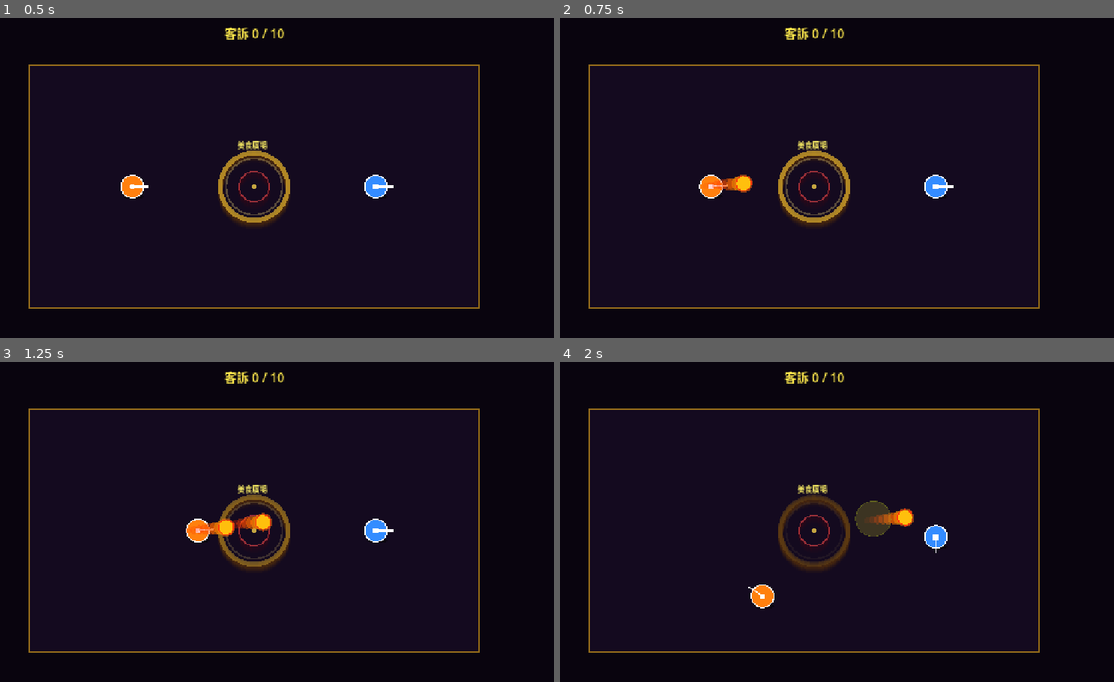
Above: before the commit, frames 1-4 (two rows, left to right).
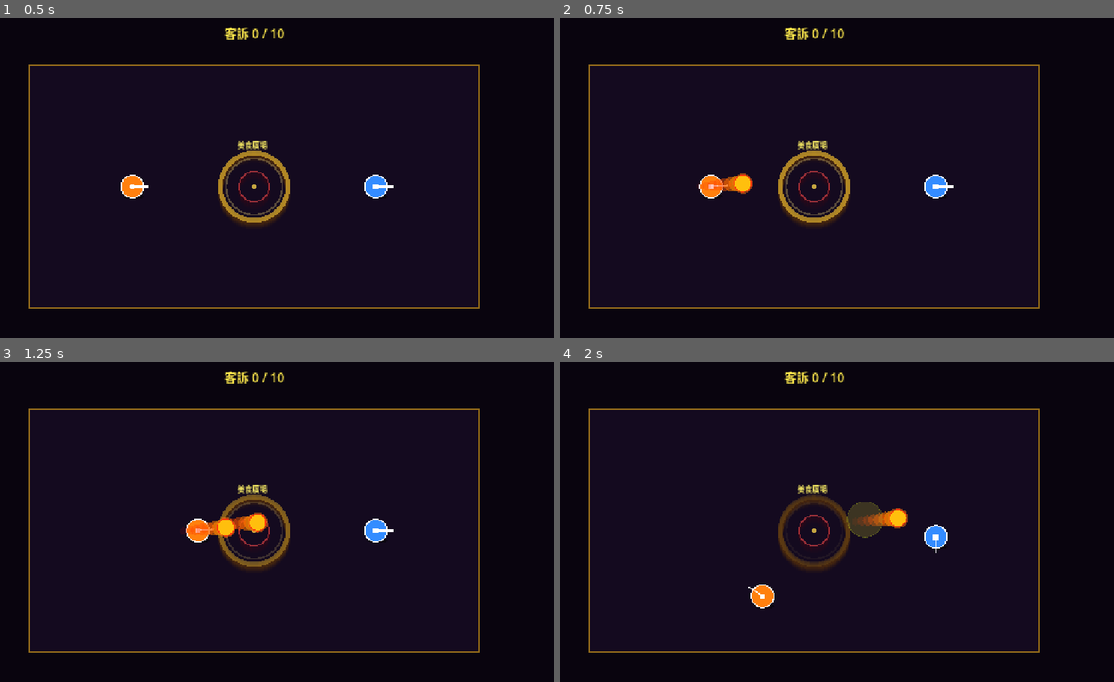
Above: after the commit, the same moments.

Repository: WatsonChen/chaotic-night-market-v2
Game: Godot game, scene res://scenes/main.tscn
Same seed, same stepped clock (60 frames per second), same inputs: the game is played once before the commit and once after it.
Inputs (mouse positions are in pixels of both pictures, inside the frame that each line leads up to):
- Up to frame 1 (0.5 s): no input
- Up to frame 2 (0.75 s): tap Enter at 0.5 s; move the mouse to (947, 168) at 0.52 s; press the mouse at (947, 168) at 0.53 s; hold D (p1_right) from 0.53 s (still down)
- Up to frame 3 (1.25 s): keep holding D (p1_right)
- Up to frame 4 (2 s): move the mouse to (692, 547) at 1.27 s; release D (p1_right) at 1.28 s; release the mouse at (692, 547) at 1.28 s; hold S (p1_down) from 1.28 s (still down); tap K (p2_down) at 1.35 s

Frame 1 is identical in both runs. In frame 2, 0.1% of the frame differs, in the area x 25-35%, y 48-56%; in frame 3, 0.4%; in frame 4, 0.7%, in the area x 51-64%, y 43-56%.

Commit message:
調整：P1熱狗大擊退、P2珍奶高頻干擾
P1 熱狗攤（大事故型）
- proj_radius 16 → 18（更大碰撞面積）
- proj_speed 340 → 320
- proj_knockback 2300 → 2200
- proj_enemy_speed 維持 1000
- proj_hit_stop 4 → 5（更強烈凍結感）

P2 珍奶攤（持續干擾型）
- shoot_cooldown 0.48 → 0.42（更高頻）
- proj_speed 540 → 560
- proj_knockback 640 → 850
- proj_enemy_speed 440 → 500
- proj_hit_stop 1 → 2（統一 hit pipeline 回饋）

enemy.gd 補齊 hit pipeline
- 加入 _display_scale 變數
- take_hit() 觸發 squash 壓扁 tween（與玩家同一套流程）
- _draw() 套用 _display_scale

敵人飛出比值：P1/P2 = 1000/500 = 2.0x
友火擊退比值：P1/P2 = 2200/850 = 2.6x（P2 burst×3 可追上）

Co-Authored-By: Claude Sonnet 4.6 <noreply@anthropic.com>

Diff:
--- a/scripts/enemy.gd
+++ b/scripts/enemy.gd
@@ -32,11 +32,17 @@
 const SEP_FORCE         = 120.0
 
 # ── 擊飛參數（快速調整區）────────────────────────
-const FLY_DECEL          = 2.2    # ← 調這裡改減速率（越小飛越遠）
-const FLY_STOP_THRESH    = 60.0   # ← 調這裡改速度低於多少才開始淡出（px/s）
+const FLY_DECEL          = 1.3    # ↓ 2.2 → 1.3：減速更慢，飛得更遠
+const FLY_STOP_THRESH    = 38.0   # ↓ 60 → 38：速度更低才停下
 const CHAIN_TOUCH_DIST   = RADIUS * 2.0 + 8.0   # 56px
-const CHAIN_SPEED_RATIO  = 0.62   # ← 調這裡改連鎖速度遞減比例
-const CHAIN_PLAYER_FORCE = 380.0  # ← 調這裡改連鎖對玩家的擊退力
+const CHAIN_SPEED_RATIO  = 0.72   # ↑ 0.62 → 0.72：連鎖保留更多速度
+const CHAIN_PLAYER_FORCE = 540.0  # ↑ 380 → 540：連鎖更用力推玩家
+
+# ── 混亂移動參數 ─────────────────────────────────
+const CHAOS_SPEED        = 130.0  # 混亂狀態移動速度（px/s）
+const CHAOS_DURATION_MIN = 0.55   # 最短混亂時間（秒）
+const CHAOS_DURATION_MAX = 1.0    # 最長混亂時間（秒）
+const HIT_ANGLE_SPREAD   = 0.70   # 被擊方向隨機偏移（弧度，±40 度）
 
 @export var push_power : float = 1.0
 
@@ -53,6 +59,14 @@
 var _fading        : bool    = false   # 是否已進入淡出（防重複觸發）
 var _chain_hit_bodies : Array = []
 
+# ── 混亂狀態（飛停後短暫失控）─────────────────────
+var _chaotic       : bool    = false
+var _chaos_timer   : float   = 0.0
+var _chaos_vel     : Vector2 = Vector2.ZERO
+
+# ── Juice：命中壓扁 ──────────────────────────────
+var _display_scale : Vector2 = Vector2.ONE
+
 
 func _ready() -> void:
 	add_to_group("enemies")
@@ -60,6 +74,18 @@
 
 
 func _physics_process(delta: float) -> void:
+	# ── 混亂移動（飛停後短暫失控）────────────────────
+	if _chaotic:
+		_chaos_timer -= delta
+		velocity = _chaos_vel
+		move_and_slide()
+		_spin_angle += _spin_speed * delta
+		queue_redraw()
+		if _chaos_timer <= 0.0:
+			_chaotic = false
+			_start_fade()
+		return
+
 	# ── 擊飛中 ────────────────────────────────────
 	if _dying:
 		_hit_vel    = _hit_vel.lerp(Vector2.ZERO, FLY_DECEL * delta)
@@ -68,14 +94,28 @@
 		velocity     = _hit_vel
 		move_and_slide()
 
+		# 飛行中撞到中央 → 直接進場（讓玩家的攻擊可能害敵人進場）
+		if global_position.distance_to(MAP_CENTER) <= REACH_DIST:
+			reach_center.emit()
+			queue_free()
+			return
+
 		# 速度夠高才做連鎖（避免停下後還在偵測）
 		if _hit_vel.length() > CHAIN_TOUCH_DIST:
 			_check_chain_collision()
 
-		# 速度低於閾值 → 開始淡出（只觸發一次）
+		# 速度低於閾值 → 進入短暫混亂狀態（不立刻消失）
 		if not _fading and _hit_vel.length() < FLY_STOP_THRESH:
 			_fading = true
-			_start_fade()
+			_chaotic = true
+			_chaos_timer = randf_range(CHAOS_DURATION_MIN, CHAOS_DURATION_MAX)
+			# 隨機朝向，有一定機率偏向中央（增加「害敵人進場」機率）
+			var rand_angle = randf_range(0.0, TAU)
+			var chaos_dir  = Vector2(cos(rand_angle), sin(rand_angle))
+			# 30% 機率強制偏向中央方向
+			if randf() < 0.30:
+				chaos_dir = (MAP_CENTER - global_position).normalized()
+			_chaos_vel = chaos_dir * CHAOS_SPEED
 
 		queue_redraw()
 		return
@@ -142,7 +182,7 @@
 	draw_circle(Vector2.ZERO, RADIUS, Color(0.0, 0.0, 0.0, 0.38))
 	draw_set_transform(Vector2.ZERO, 0.0, Vector2.ONE)
 
-	draw_set_transform(Vector2.ZERO, _spin_angle, Vector2.ONE)
+	draw_set_transform(Vector2.ZERO, _spin_angle, _display_scale)
 	draw_circle(Vector2.ZERO, RADIUS, COLOR_BODY)
 	draw_arc(Vector2.ZERO, RADIUS, 0.0, TAU, 40, COLOR_OUTLINE, 2.5)
 	draw_circle(Vector2(-7.0, -6.0), 4.5, Color.BLACK)
@@ -154,13 +194,18 @@
 # ── 供 projectile.gd 呼叫：被食物命中 ───────────
 
 func take_hit(hit_dir: Vector2 = Vector2.RIGHT, hit_speed: float = 420.0) -> void:
-	if _dying:
-		return
-	_dying = true
+	# 已在飛行中：跳過（連鎖已由 _chain_hit_bodies 保護）
+	# 混亂中允許重新被擊：讓被推進來的敵人可以再被打出去
+	if _dying and not _chaotic:
+		return
+	_dying  = true
 	_fading = false
+	_chaotic = false
 	_chain_hit_bodies.clear()
 
-	_hit_vel = hit_dir * hit_speed
+	# 加入隨機角度偏移（±40 度），讓撞飛方向無法完全預測
+	var spread = randf_range(-HIT_ANGLE_SPREAD, HIT_ANGLE_SPREAD)
+	_hit_vel = hit_dir.rotated(spread) * hit_speed
 
 	var sign = 1.0 if randf() > 0.5 else -1.0
 	_spin_speed = sign * randf_range(10.0, 18.0)   # 更快的旋轉，視覺更誇張
@@ -170,6 +215,14 @@
 	tw.tween_property(self, "modulate", Color(3.5, 3.5, 3.5, 1.0), 0.03)   # 白閃
 	tw.tween_property(self, "modulate", Color(1.0, 0.35, 0.35, 1.0), 0.08) # 回到紅色，仍不透明
 
+	# 壓扁動畫（與玩家同一套 hit pipeline）
+	_display_scale = Vector2.ONE
+	var sq = create_tween()
+	sq.tween_property(self, "_display_scale", Vector2(1.90, 0.32), 0.04)
+	sq.tween_property(self, "_display_scale", Vector2(0.60, 1.60), 0.08)
+	sq.tween_property(self, "_display_scale", Vector2(1.15, 0.85), 0.08)
+	sq.tween_property(self, "_display_scale", Vector2(1.0,  1.0),  0.10)
+
 
 # ── 供滑地 / 外力使用 ─────────────────────────────
 
--- a/scripts/player.gd
+++ b/scripts/player.gd
@@ -24,7 +24,7 @@
 # ── 通用移動參數 ──────────────────────────────────
 const SPEED           = 200.0
 const RADIUS          = 24.0
-const KNOCKBACK_DECAY = 6.5
+const KNOCKBACK_DECAY = 3.8   # ↓ 從 6.5 降低：衰減更慢，飛得更遠
 const PUSH_DECAY      = 5.0
 const PUSH_MAX        = 280.0
 const STUN_DURATION   = 0.38
@@ -38,25 +38,34 @@
 const PROJECTILE_SCENE = preload("res://scenes/projectile.tscn")
 
 # ── 角色專屬攻擊參數（在 _ready 中依 player_index 填入）
-# P1 熱狗攤
-# ┌ shoot_cooldown    0.55    ← 調這裡改 P1 發射間隔（秒）
-# ├ proj_radius       16.0    ← 調這裡改 P1 子彈大小
-# ├ proj_speed        340.0   ← 調這裡改 P1 子彈速度
-# ├ proj_knockback    1400.0  ← 調這裡改 P1 友火擊退力
-# ├ proj_enemy_speed  600.0   ← 調這裡改 P1 打敵人飛出速度
-# ├ proj_hit_stop     4       ← 調這裡改 P1 hit stop 幀數
-# └ proj_color        橙黃色
-#
-# P2 珍奶攤
-# ┌ shoot_cooldown    0.48    ← 調這裡改 P2 burst 後冷卻（秒）
-# ├ burst_count       3       ← 調這裡改 P2 每次連射發數
-# ├ burst_delay       0.075   ← 調這裡改 P2 連射間隔（秒）
-# ├ proj_radius       7.0     ← 調這裡改 P2 子彈大小
-# ├ proj_speed        540.0   ← 調這裡改 P2 子彈速度
-# ├ proj_knockback    360.0   ← 調這裡改 P2 友火擊退力
-# ├ proj_enemy_speed  230.0   ← 調這裡改 P2 打敵人飛出速度
-# ├ proj_hit_stop     1       ← 調這裡改 P2 hit stop 幀數
-# └ proj_color        青藍色
+# ┌──────────────────────────────────────────────────────┐
+# │  P1 熱狗攤 — 大擊退 / 大事故型                        │
+# ├──────────────────────┬───────────────────────────────┤
+# │ shoot_cooldown  0.55 │ ← 發射間隔（秒）              │
+# │ proj_radius    18.0  │ ← 子彈視覺 & 碰撞半徑         │
+# │ proj_speed    320.0  │ ← 子彈飛行速度（px/s）        │
+# │ proj_knockback 2200  │ ← 友火擊退力（玩家）          │
+# │ proj_enemy_spd 1000  │ ← 打敵人飛出速度（px/s）      │
+# │ proj_hit_stop    5   │ ← 命中凍結幀數                │
+# └──────────────────────┴───────────────────────────────┘
+#
+# ┌──────────────────────────────────────────────────────┐
+# │  P2 珍奶攤 — 高頻干擾 / 持續失控型                    │
+# ├──────────────────────┬───────────────────────────────┤
+# │ shoot_cooldown  0.42 │ ← burst 後冷卻（秒）          │
+# │ burst_count       3  │ ← 每次連射發數                │
+# │ burst_delay   0.075  │ ← 連射每發間隔（秒）          │
+# │ proj_radius     7.0  │ ← 子彈視覺 & 碰撞半徑         │
+# │ proj_speed    560.0  │ ← 子彈飛行速度（px/s）        │
+# │ proj_knockback  850  │ ← 友火擊退力（玩家）          │
+# │ proj_enemy_spd  500  │ ← 打敵人飛出速度（px/s）      │
+# │ proj_hit_stop    2   │ ← 命中凍結幀數                │
+# └──────────────────────┴───────────────────────────────┘
+#
+# 比值參考（P1 / P2）：
+#   敵人飛出速度  1000 / 500  = 2.0×   ← 符合設計目標
+#   友火擊退力   2200 / 850  = 2.6×   ← P2 burst×3 可追上
+#   子彈半徑     18.0 / 7.0  = 2.6×   ← P1 碰撞面積大
 
 var shoot_cooldown   : float = 0.30
 var burst_count      : int   = 1      # =1 表示單發（P1 模式）
@@ -92,26 +101,26 @@
 
 	# ── 依角色設定攻擊參數 ────────────────────────
 	if player_index == 1:
-		# P1 熱狗攤：大顆慢發、強擊退
+		# P1 熱狗攤：大顆慢發、強擊退 — 一發造成大事故
 		shoot_cooldown   = 0.55
 		burst_count      = 1
-		proj_radius      = 16.0
-		proj_speed       = 340.0
-		proj_knockback   = 1400.0
-		proj_enemy_speed = 600.0
-		proj_hit_stop    = 4
+		proj_radius      = 18.0
+		proj_speed       = 320.0
+		proj_knockback   = 2200.0
+		proj_enemy_speed = 1000.0
+		proj_hit_stop    = 5
 		proj_color       = Color(1.0, 0.75, 0.05)   # 橙黃
 
 	else:
-		# P2 珍奶攤：小顆快速連射 burst
-		shoot_cooldown   = 0.48   # burst 後冷卻
+		# P2 珍奶攤：小顆高頻連射 burst — 累積干擾造成失控
+		shoot_cooldown   = 0.42   # burst 後冷卻
 		burst_count      = 3
 		burst_delay      = 0.075  # 連射每發間隔
 		proj_radius      = 7.0
-		proj_speed       = 540.0
-		proj_knockback   = 360.0
-		proj_enemy_speed = 230.0
-		proj_hit_stop    = 1
+		proj_speed       = 560.0
+		proj_knockback   = 850.0
+		proj_enemy_speed = 500.0
+		proj_hit_stop    = 2
 		proj_color       = Color(0.35, 0.85, 1.0)   # 青藍
 
 	queue_redraw()
@@ -184,6 +193,16 @@
 	velocity = dir * SPEED + _knockback + _push
 	move_and_slide()
 
+	# ── 擊退中高速撞飛敵人（連鎖效果）──────────────────
+	# 只有擊退速度夠大才偵測，避免正常移動誤觸
+	const KNOCKBACK_HIT_THRESH = 350.0
+	const KNOCKBACK_HIT_RANGE  = RADIUS + 28.0   # 玩家半徑 + 敵人半徑 + 緩衝
+	if _knockback.length() > KNOCKBACK_HIT_THRESH:
+		for enemy in get_tree().get_nodes_in_group("enemies"):
+			if global_position.distance_to(enemy.global_position) < KNOCKBACK_HIT_RANGE:
+				var fly_spd = _knockback.length() * 0.55
+				enemy.take_hit(_knockback.normalized(), fly_spd)
+
 	position.x = clamp(position.x, ARENA_X_MIN + RADIUS, ARENA_X_MAX - RADIUS)
 	position.y = clamp(position.y, ARENA_Y_MIN + RADIUS, ARENA_Y_MAX - RADIUS)
 
